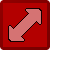
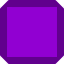
Comparing the layer stacks of the two 64 × 64 images. Changes:
painted on "ブロックの縁" over [left=0, top=0, right=64, bottom=64]
hid "矢印(右上) 外枠", painted on it over [left=8, top=8, right=54, bottom=54]
hid "矢印(右上)内枠", painted on it over [left=9, top=9, right=52, bottom=52]
showed "レイヤー", painted on it over [left=0, top=0, right=64, bottom=64]
hid "赤ブロック", painted on it over [left=0, top=0, right=64, bottom=64]
